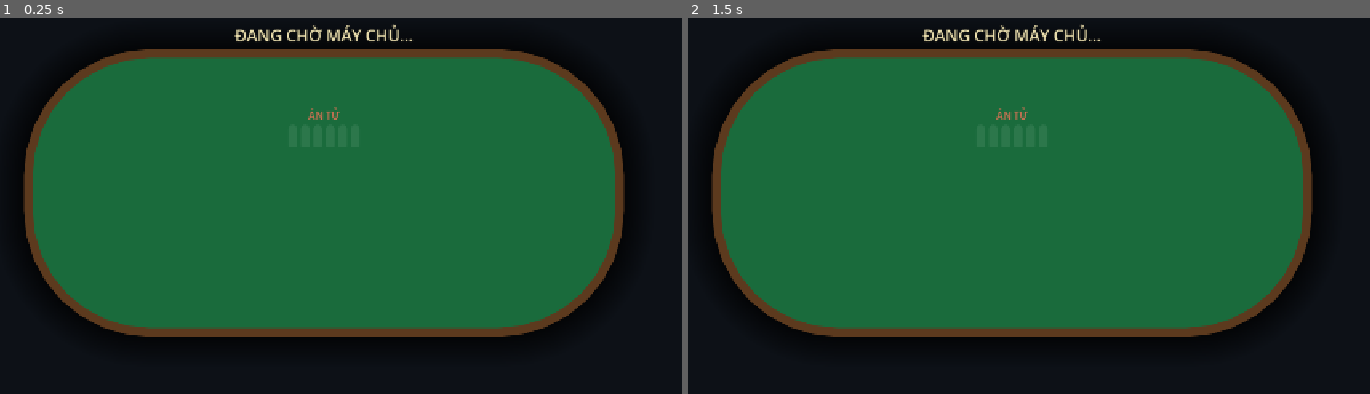
Above: before the commit, frames 1-2 (left to right).
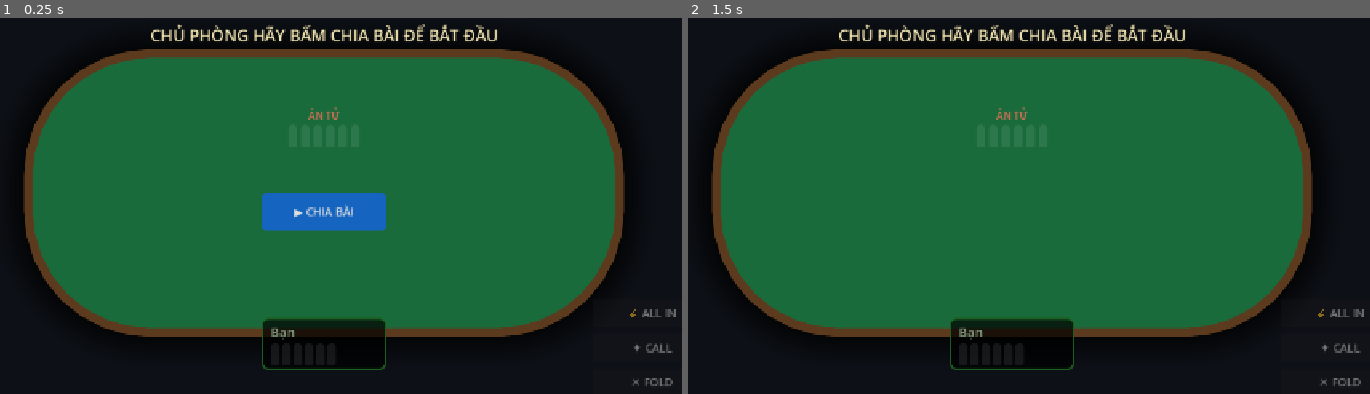
Above: after the commit, the same moments.

Repository: tquoc00/PokerGame
Game: Godot game, scene res://scenes/main/Table.tscn
The game is run twice, just before and just after one commit, with the same random seed, the same clock (stepped at 60 frames per second) and the same inputs. This scene is started directly instead of the project's main scene.
Inputs (mouse positions are in pixels of both pictures, inside the frame that each line leads up to):
- Up to frame 1 (0.25 s): no input
- Up to frame 2 (1.5 s): click (1015, 213) at 0.5 s, where only the run after the commit has a clickable "▶ CHIA BÀI"; tap Enter at 1.25 s; move the mouse to (1185, 172) at 1.27 s

The runs differ from the first frame. In frame 1, 4.1% of the frame differs, in the area x 22-100%, y 1-98%; in frame 2, 2.3%.
Error before the commit: Invalid access to property or key '1' on a base object of type 'Dictionary'. (res://scripts/core/PokerGameManager.gd:98)
Error after the commit: Out of bounds get index '0' (on base: 'Array') (res://scripts/core/PokerGameManager.gd:229)

Commit message:
Fix Web client crash during scene transition by ensuring type safety and robust RPC calling

Diff:
--- a/scripts/core/PokerGameManager.gd
+++ b/scripts/core/PokerGameManager.gd
@@ -91,11 +91,13 @@
 
 	# Tạo Panel cho người chơi
 	var my_id = multiplayer.get_unique_id()
-	var peers = NetworkManager.players.keys()
-	peers.erase(my_id)
+	var peers = []
+	for k in NetworkManager.players.keys():
+		if int(k) != my_id:
+			peers.append(int(k))
 
 	# Layout positions: Bottom (Local), Top, Left, Right
-	_create_player_ui(my_id, NetworkManager.players[my_id].name, Vector2(540, 560), Color("#1b5e20"))
+	_create_player_ui(my_id, NetworkManager.players[my_id].name if NetworkManager.players.has(my_id) else "Bạn", Vector2(540, 560), Color("#1b5e20"))
 
 	var pos_array = [Vector2(540, 10), Vector2(30, 250), Vector2(1050, 250)]
 	for i in range(peers.size()):
@@ -151,7 +153,10 @@
 	add_child(panel)
 
 	player_panels[peer_id] = { "panel": panel, "name_label": lbl, "bullet_box": hbox, "card_uis": [] }
-	_draw_bullets(hbox, NetworkManager.players[peer_id].total_bullets, Color("#ffc107"))
+
+	var total_b = 0
+	if NetworkManager.players.has(peer_id): total_b = NetworkManager.players[peer_id].total_bullets
+	_draw_bullets(hbox, total_b, Color("#ffc107"))
 
 func _create_btn(text: String, color: Color) -> Button:
 	var btn = Button.new(); btn.text = text; btn.custom_minimum_size = Vector2(180, 45)
--- a/scripts/ui/MainMenu.gd
+++ b/scripts/ui/MainMenu.gd
@@ -123,4 +123,4 @@
 		players_vbox.add_child(l)
 
 func _on_start_game():
-	NetworkManager.rpc("start_game")
+	NetworkManager.start_game.rpc()
